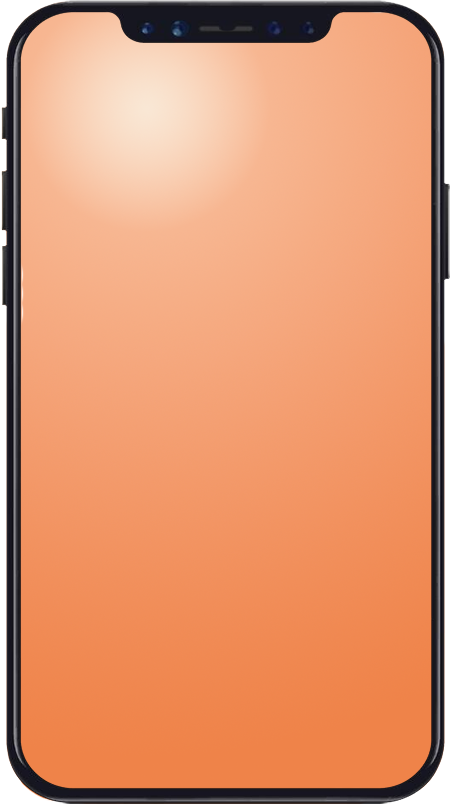
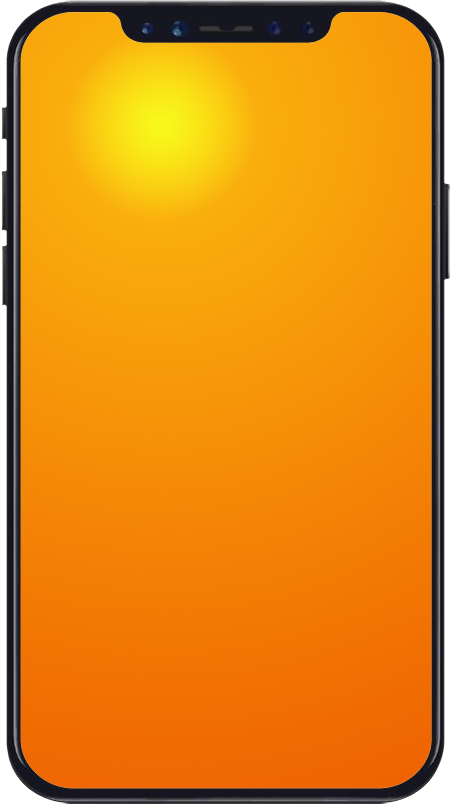
Layers edited between the first and the second (450, 804) image:
added layer "fond dégradé" in group "Plan de travail 1" over (20, 11, 432, 789)
removed layer "Fond en dégradé 1" from group "Plan de travail 1" over (1, 1, 445, 804)
